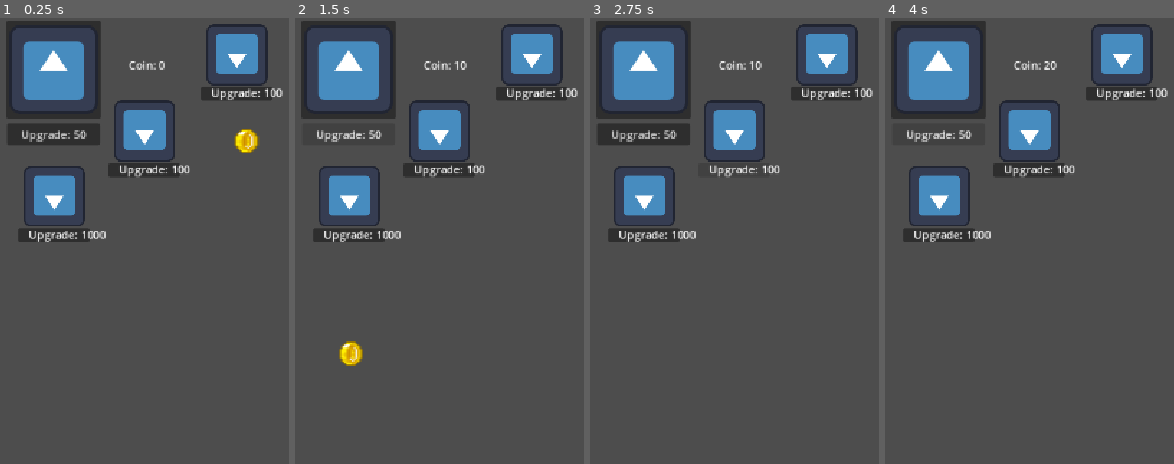
Above: before the commit, frames 1-4 (left to right).
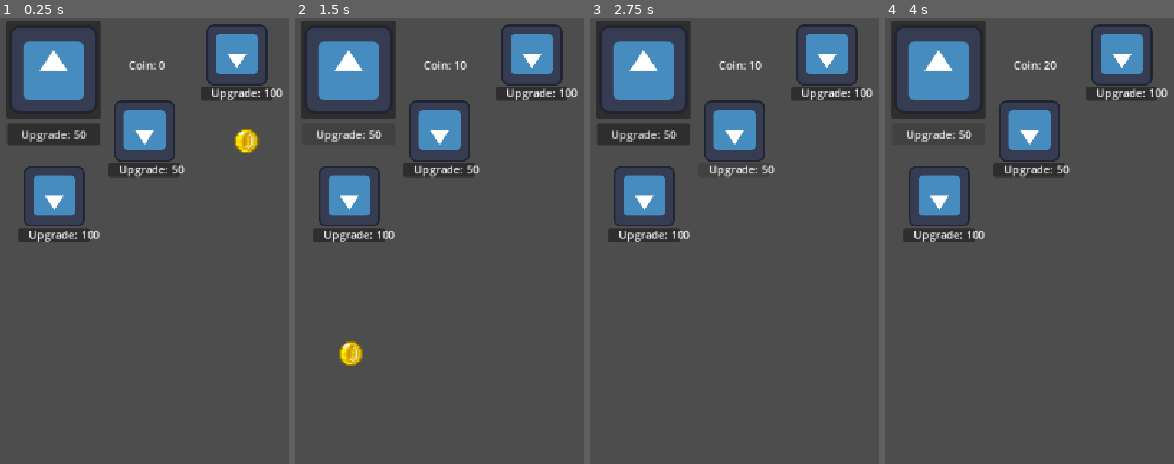
Above: after the commit, the same moments.

Repository: multii-RC/Clicker-Game-Real
Game: Godot game, scene res://Scenes/GameScene1.tscn
Two runs of this game, one before a commit and one after it. Both use one fixed random seed, a clock stepped at 60 frames per second and the inputs below. The project has no main scene, so this scene is started directly. The engine's default icon, where the game draws it, is replaced by a stand-in: a white triangle on a blue panel in a dark square.
Inputs (mouse positions are in pixels of both pictures, inside the frame that each line leads up to):
- Up to frame 1 (0.25 s): no input
- Up to frame 2 (1.5 s): click (349, 71) at 0.5 s; click "Upgrade: 50" at 1.25 s
- Up to frame 3 (2.75 s): click (734, 169) at 2.02 s
- Up to frame 4 (4 s): click (939, 71) at 2.75 s; click "Upgrade: 50" at 3.5 s

The runs differ from the first frame. In frame 1, less than 0.1% of the frame differs, in the area x 34-66%, y 32-50%; in frame 2, less than 0.1%; in frame 3, less than 0.1%; in frame 4, less than 0.1%.

Commit message:
Updating the cost scaling

Diff:
--- a/Scenes/GameScene1.tscn
+++ b/Scenes/GameScene1.tscn
@@ -38,7 +38,7 @@
 Game = NodePath("..")
 timeInterval = 2.5
 passiveScale = 8
-passiveUpgradeCost = 100
+passiveUpgradeCost = 50
 
 [node name="Passive Generator2" parent="." unique_id=588450597 node_paths=PackedStringArray("Game") instance=ExtResource("3_heejh")]
 layout_mode = 1
@@ -49,7 +49,7 @@
 Game = NodePath("..")
 timeInterval = 1.0
 passiveScale = 5
-passiveUpgradeCost = 1000
+passiveUpgradeCost = 100
 
 [node name="Passive Generator3" parent="." unique_id=1285935763 node_paths=PackedStringArray("Game") instance=ExtResource("3_heejh")]
 layout_mode = 1
